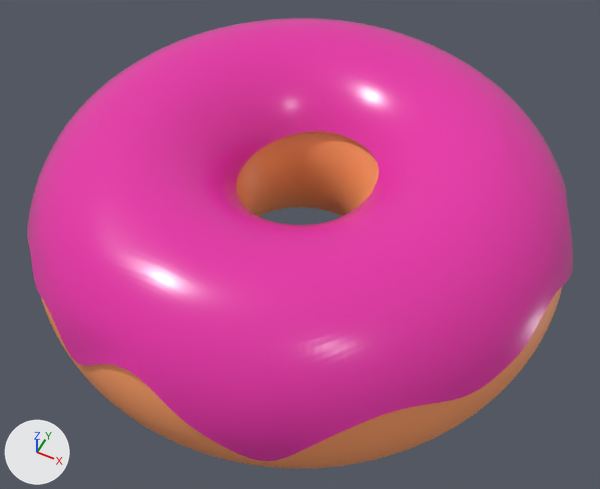
Renders of the Blender file Assets/Project/Sprites/Donut1.blend from each side of a commit.
Before and after are seen from a 50 mm camera at (1.63, -3.27, 3.18) aimed at (0.06, -0.12, -0.76). The lights are fixed; the arrows at lower left show +X, +Y and +Z.

In view in the first picture: 'Donut Base.001', 'Donut Base.002'.
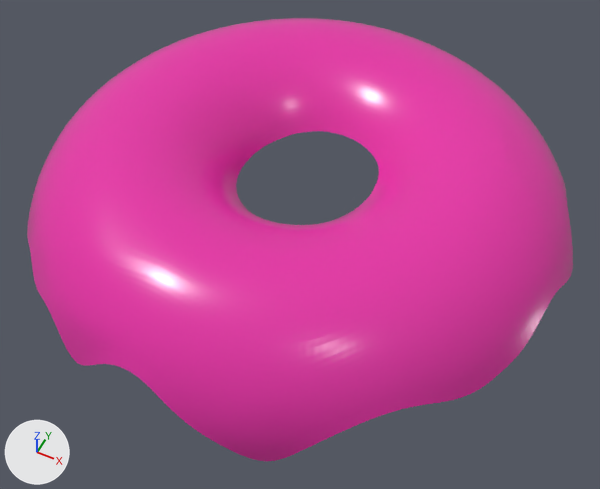
Patch to the scene script:
```diff
--- a/Assets/Project/Sprites/Donut1.blend.py
+++ b/Assets/Project/Sprites/Donut1.blend.py
@@ ob_donut_base_002 @@
 _m = ob_donut_base_002.modifiers.new('Subdivision', 'SUBSURF')
+ob_donut_base_002.hide_set(True)
```

Boxes (x1, y1, x2, y2) around the edits, measured in the pictures (600 x 489 px):
'Donut Base.002', hidden (orange): before (40, 131, 563, 468)
